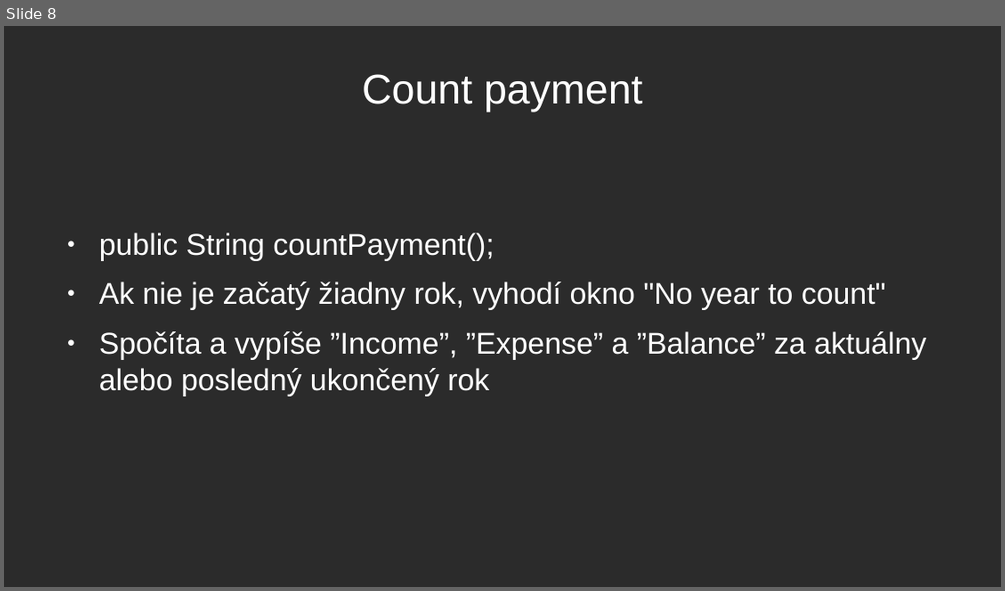
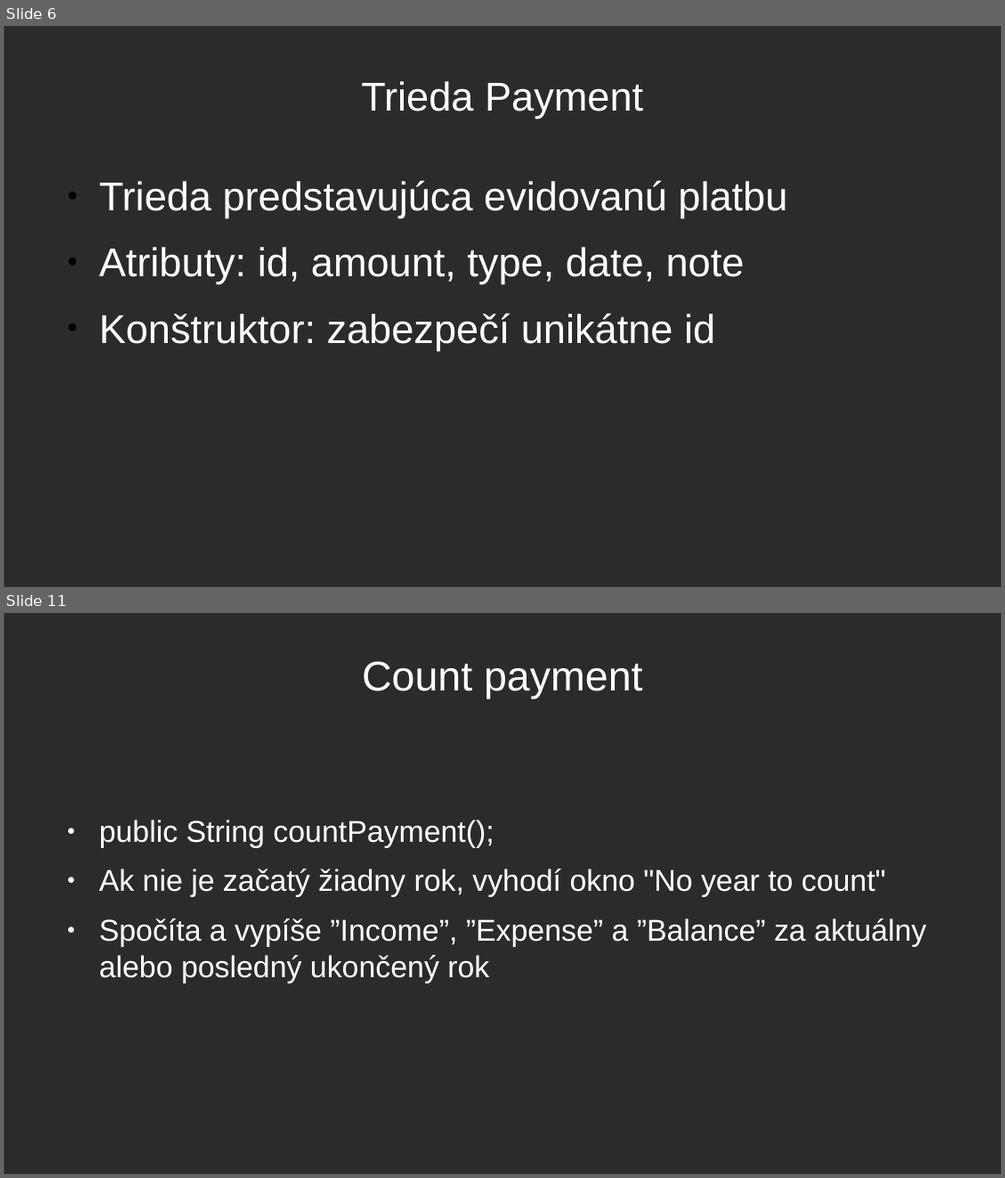
Before and after one commit to XuuRee/apk-AccountG, a slide deck: Evidence_prijmu_a_vydaju/Obhajoba_prezentace.odp. Shown one above the other, each under a label of ours: slide 8 before the commit, slides 6 and 11 after it; the slides between them are not shown. The pictures are 1005x591 and 1005x1178 pixels, drawn with LibreOffice and Linux fonts; fonts in the diff are those of the drawing; background and template pictures are left out; a plain dark background stands for a picture behind light text. Boxes give left, top, right and bottom in pixels: in the first picture for what was removed or moved away, otherwise in the second. Text is boxed around its words. In the diff, an @@ line names an element or a change of style, - is before the commit and + after.

```diff
--- a/Evidence_prijmu_a_vydaju/Obhajoba_prezentace.odp
+++ b/Evidence_prijmu_a_vydaju/Obhajoba_prezentace.odp
@@ slide 6 added at <box>4,26,1001,587</box>, background picture (left out) @@
@@ title added at <box>361,81,643,119</box>, 32 pt, text #FFFFFF @@
+Trieda Payment
@@ text added at <box>99,180,787,350</box>, 32 pt, text #FFFFFF @@
+● Trieda predstavujúca evidovanú platbu
+● Atributy: id, amount, type, date, note
+● Konštruktor: zabezpečí unikátne id
@@ what was slide 8 is now slide 11 @@
```
Also in this commit, not shown: 4 slides changed, 2 other slides added, 34 other files.
